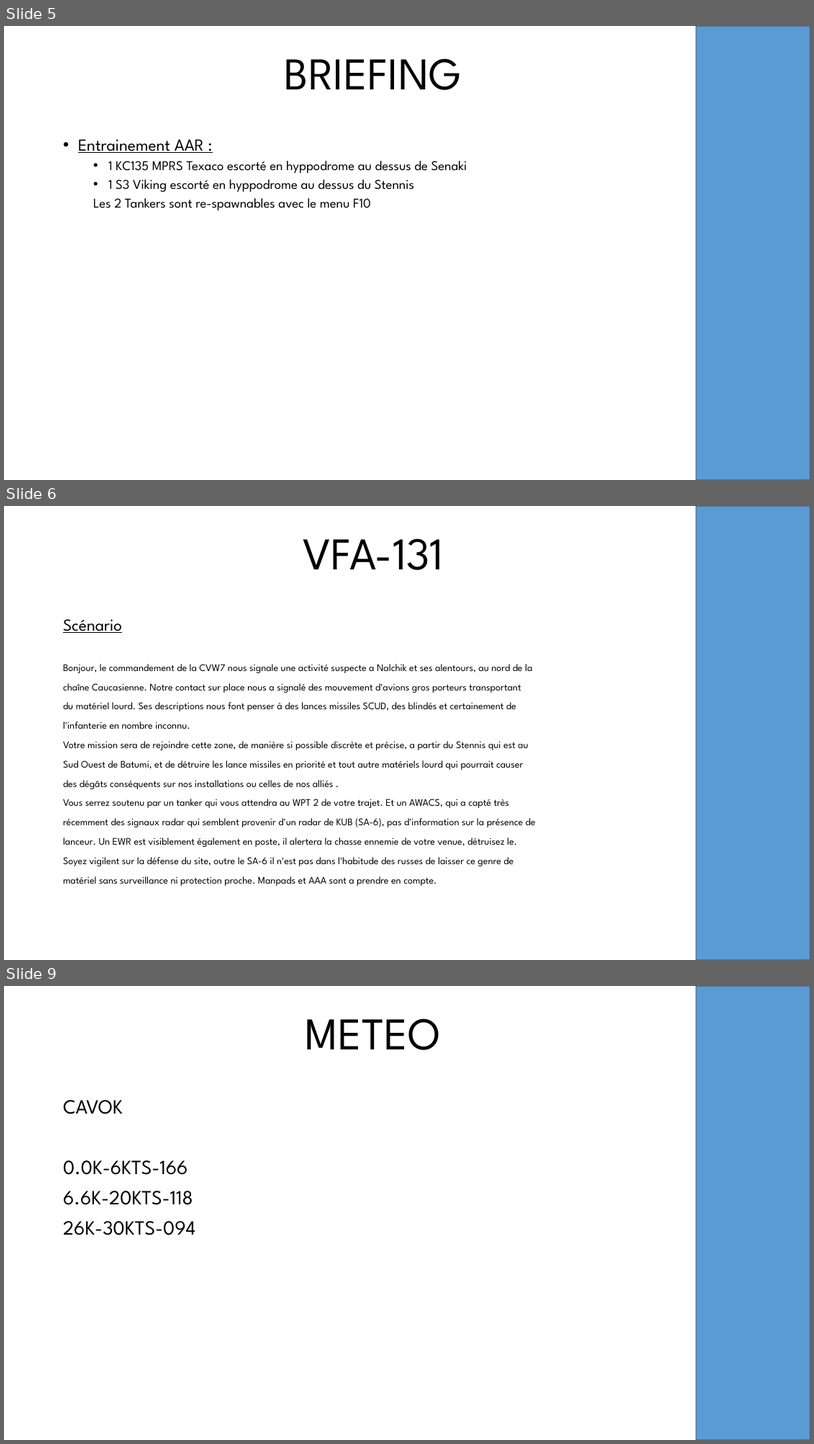
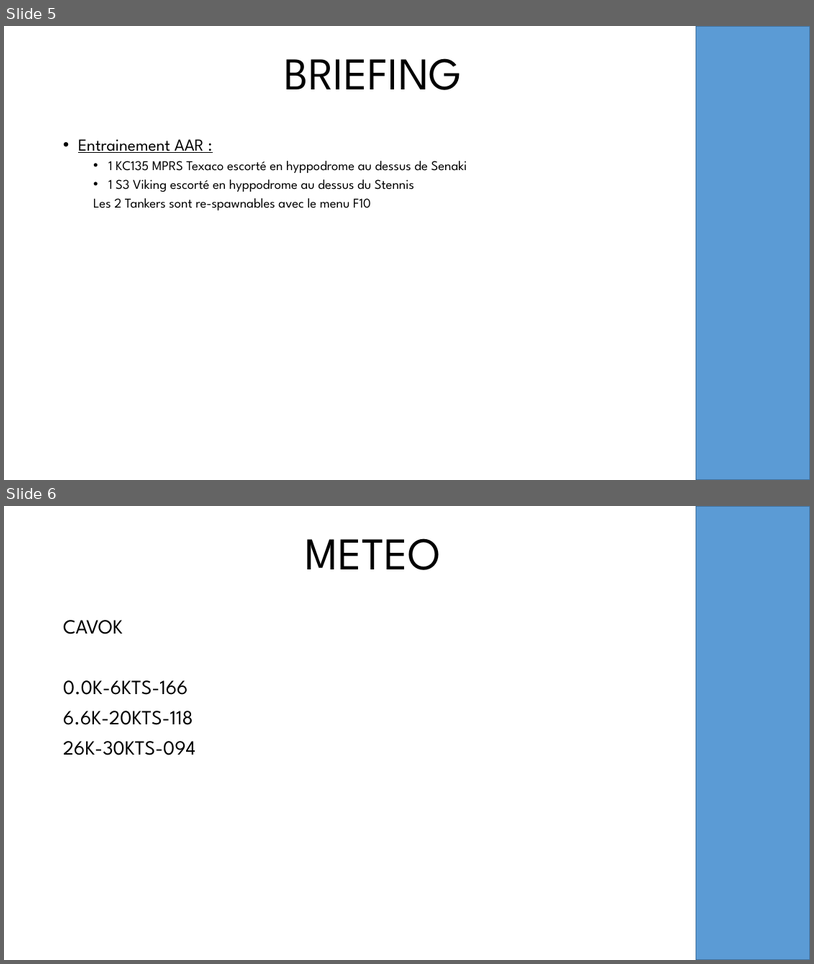
Before and after one commit to oufy-dcs-missions/jtff-missions, a slide deck: vf84-qualification/resources/briefing.pptx. Shown one above the other, each under a label of ours: slides 5, 6 and 9 before the commit, slides 5 and 6 after it; the slides between them are not shown. The pictures are 814x1444 and 814x964 pixels, drawn with LibreOffice and Linux fonts; fonts in the diff are those of the drawing; background and template pictures are left out. Boxes give left, top, right and bottom in pixels: in the first picture for what was removed or moved away, otherwise in the second. Text is boxed around its words. In the diff, an @@ line names an element or a change of style, - is before the commit and + after.

```diff
--- a/vf84-qualification/resources/briefing.pptx
+++ b/vf84-qualification/resources/briefing.pptx
@@ slide 6 removed at <box>4,506,810,960</box>, background picture (left out); not listed: 1 template element that a slide beside it also shows @@
@@ title removed at <box>303,538,444,570</box> @@
-VFA-131
@@ text removed at <box>63,619,536,885</box> @@
-Scénario
-Bonjour, le commandement de la CVW7 nous signale une activité suspecte a Nalchik et ses alentours, au nord de la
-chaîne Caucasienne. Notre contact sur place nous a signalé des mouvement d'avions gros porteurs transportant
-du matériel lourd. Ses descriptions nous font penser à des lances missiles SCUD, des blindés et certainement de
-l'infanterie en nombre inconnu.
-Votre mission sera de rejoindre cette zone, de manière si possible discrète et précise, a partir du Stennis qui est au
-Sud Ouest de Batumi, et de détruire les lance missiles en priorité et tout autre matériels lourd qui pourrait causer
-des dégâts conséquents sur nos installations ou celles de nos alliés .
-Vous serrez soutenu par un tanker qui vous attendra au WPT 2 de votre trajet. Et un AWACS, qui a capté très
-récemment des signaux radar qui semblent provenir d'un radar de KUB (SA-6), pas d'information sur la présence de
-lanceur. Un EWR est visiblement également en poste, il alertera la chasse ennemie de votre venue, détruisez le.
-Soyez vigilent sur la défense du site, outre le SA-6 il n'est pas dans l'habitude des russes de laisser ce genre de
-matériel sans surveillance ni protection proche. Manpads et AAA sont a prendre en compte.
@@ what was slide 9 is now slide 6 @@
```
Also in this commit, not shown: 5 slides changed, 2 other slides removed, 1 other file.
